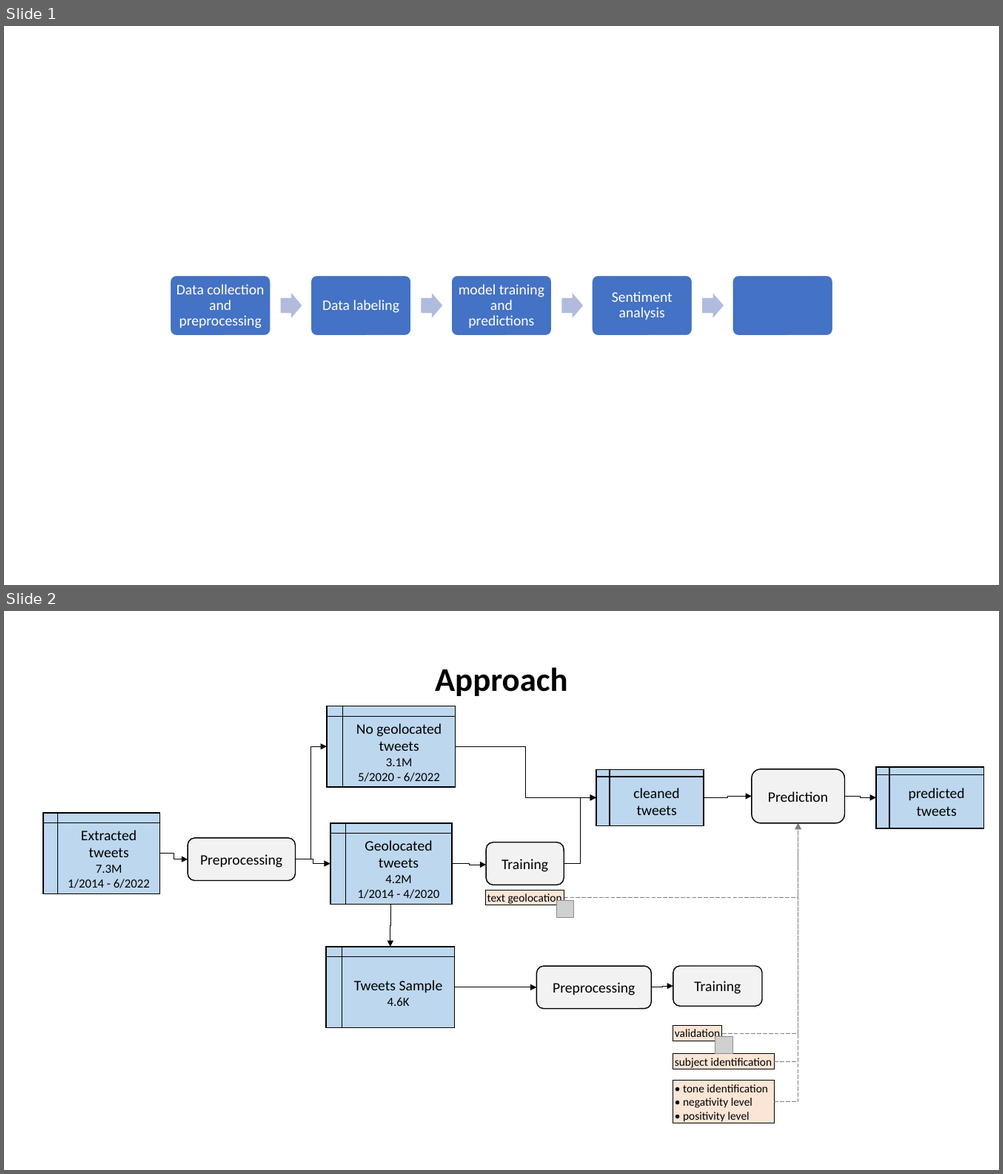
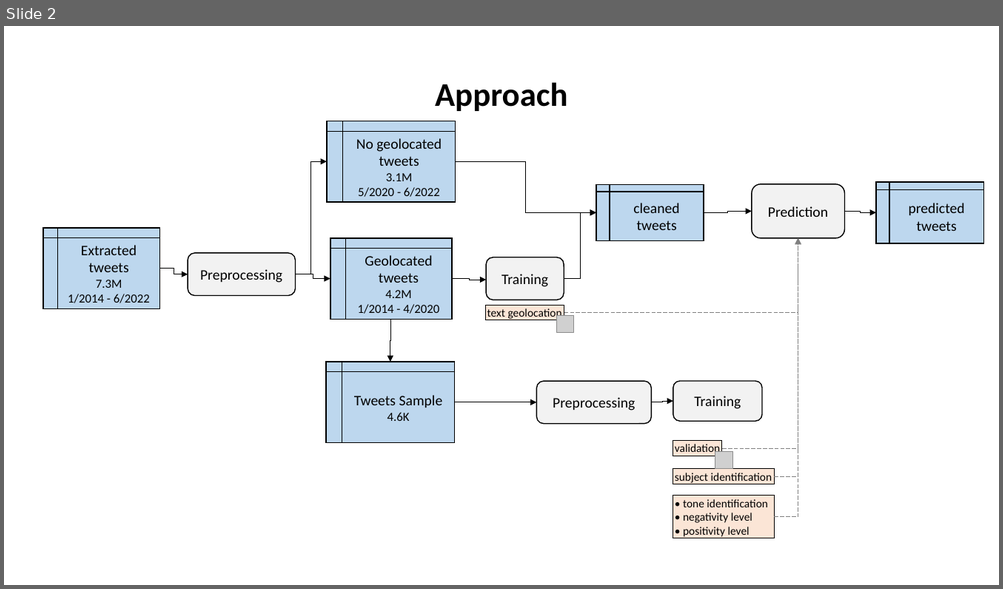
Before and after one commit to ODU-Storymodelers/twitter_analysis_col, a slide deck: docs/graphs.pptx. Shown one above the other, each under a label of ours: slides 1 and 2 before the commit, slide 2 after it. The pictures are 1003x1174 and 1003x589 pixels, drawn with LibreOffice and Linux fonts; fonts in the diff are those of the drawing; grey boxes stand for pictures. Boxes give left, top, right and bottom in pixels: in the first picture for what was removed or moved away, otherwise in the second. Text is boxed around its words. In the diff, an @@ line names an element or a change of style, - is before the commit and + after.

```diff
--- a/docs/graphs.pptx
+++ b/docs/graphs.pptx
@@ slide 1 removed at (4, 26, 999, 585), background #FFFFFF @@
@@ group removed at (170, 276, 833, 336): 5 rounded rectangles, 4 texts, 4 right arrows @@
-Data collection and preprocessing
-Data labeling
-model training and predictions
-Sentiment analysis
```
Also in this commit, not shown: 1 slide changed, 4 other files.
